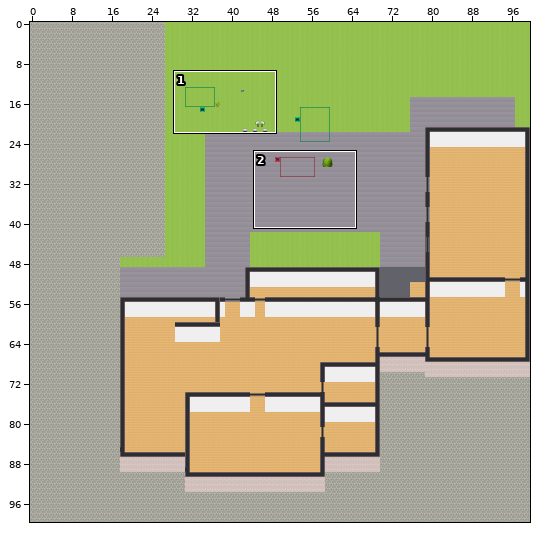
Tiled map (JSON) -- i-unit-Startermap.tmj. The picture above shows the old version from afar; the outline marks the close-up.
Close-up. The starting point:
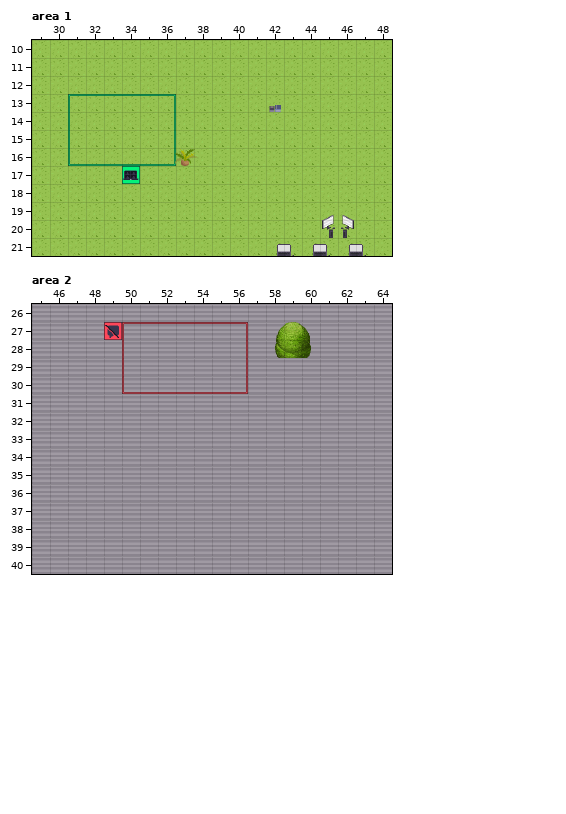
Cells are 32x32 px. Shown: area 1 x 29..48, y 10..21; area 2 x 45..64, y 26..40. The commit also changed other parts of the map, which this record leaves out.
Now the later version:
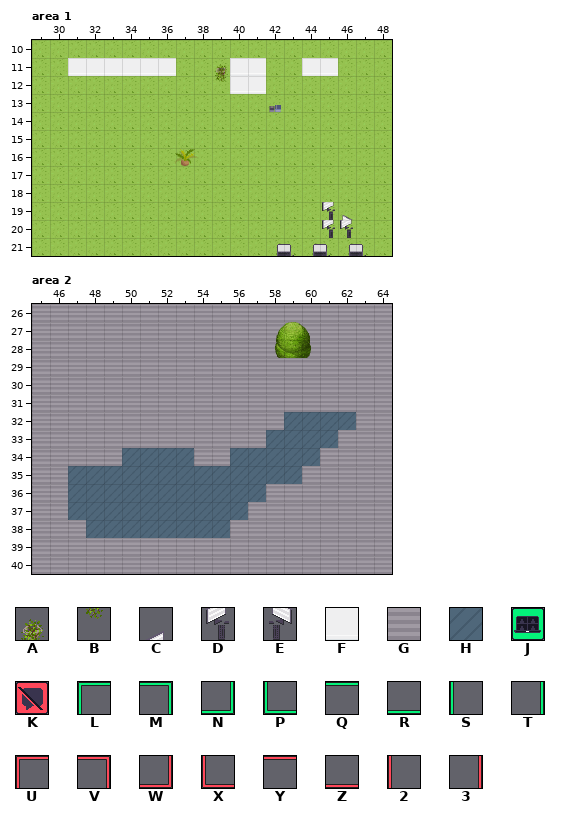
Key: from "WA_Decoration": A 77, B 89; from "WA_Miscellaneous": C 20, D 30, E 31; from "WA_Room_Builder": F 228, G 294, H 360; from "WA_User_Interface": J 21, K 60, L 161, M 162, N 163, P 164, Q 165, R 166, S 167, T 168, U 239, V 240, W 241, X 242, Y 243, Z 244, 2 245, 3 246.
_ is an empty cell.
Tiles of an added or newly shown layer are drawn over the layers below it.
Change:
Layer "floor/floor2" (now hidden), area 1:
y 13: x 31..36 LQQQQM -> ______
y 14..15: x 31 S -> _; x 36 T -> _
y 16: x 31..36 PRRRRN -> ______
y 17: x 34 J -> _
Layer "walls/walls2" (now shown), area 1:
y 11: x 31..36 ______ -> FFFFFF; x 39..41 ___ -> AFF; x 44..45 __ -> FF
y 12: x 39..41 ___ -> BFF
Layer "URLTest", area 1:
y 19: x 45 C -> D
y 20: x 46 E -> D
Layer "floor/floor1", area 2:
y 32: x 59..62 GGGG -> HHHH
y 33: x 58..61 GGGG -> HHHH
y 34: x 50..53 GGGG -> HHHH; x 56..60 GGGGG -> HHHHH
y 35: x 47..59 GGGGGGGGGGGGG -> HHHHHHHHHHHHH
y 36: x 47..57 GGGGGGGGGGG -> HHHHHHHHHHH
y 37: x 47..56 GGGGGGGGGG -> HHHHHHHHHH
y 38: x 48..55 GGGGGGGG -> HHHHHHHH
Layer "floor/floor2" (now hidden), area 2:
y 27: x 49..56 KUYYYYYV -> ________
y 28..29: x 50 2 -> _; x 56 3 -> _
y 30: x 50..56 XZZZZZW -> _______
Boxes around the changes in both close-ups, in picture pixels (x1, y1, x2, y2):
added: (68, 58, 176, 76)
added: (215, 58, 266, 94)
added: (302, 58, 338, 76)
removed: (68, 94, 176, 184)
changed: (322, 202, 354, 238)
removed: (104, 322, 248, 394)
changed: (68, 412, 356, 538)
